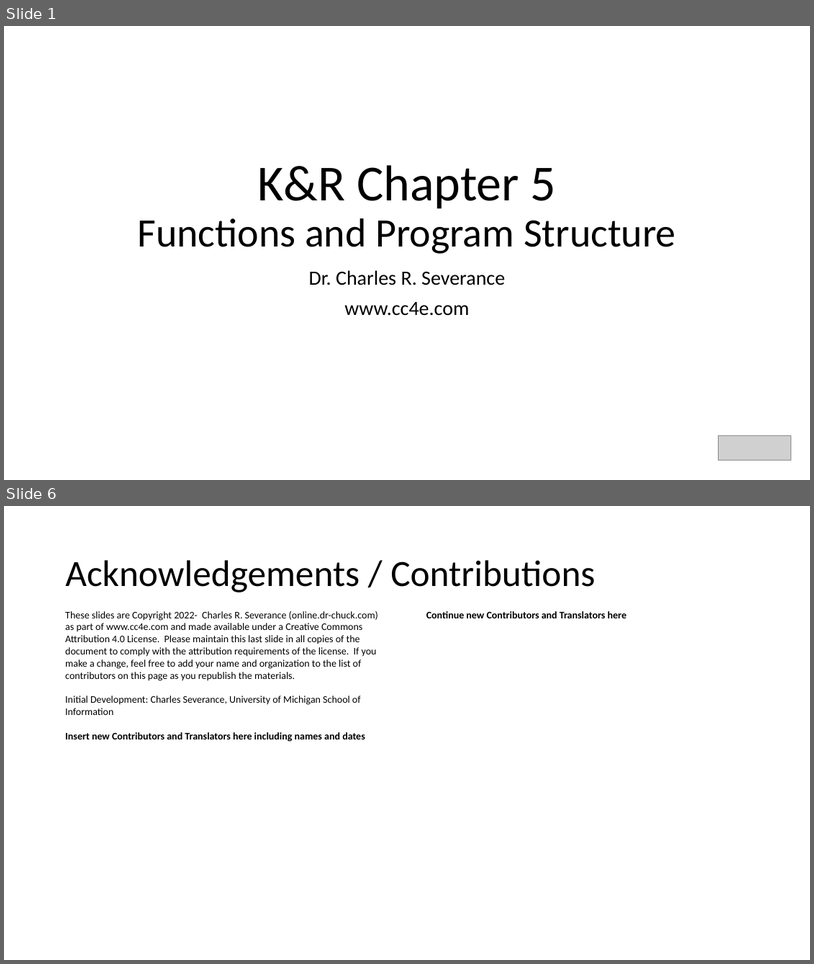
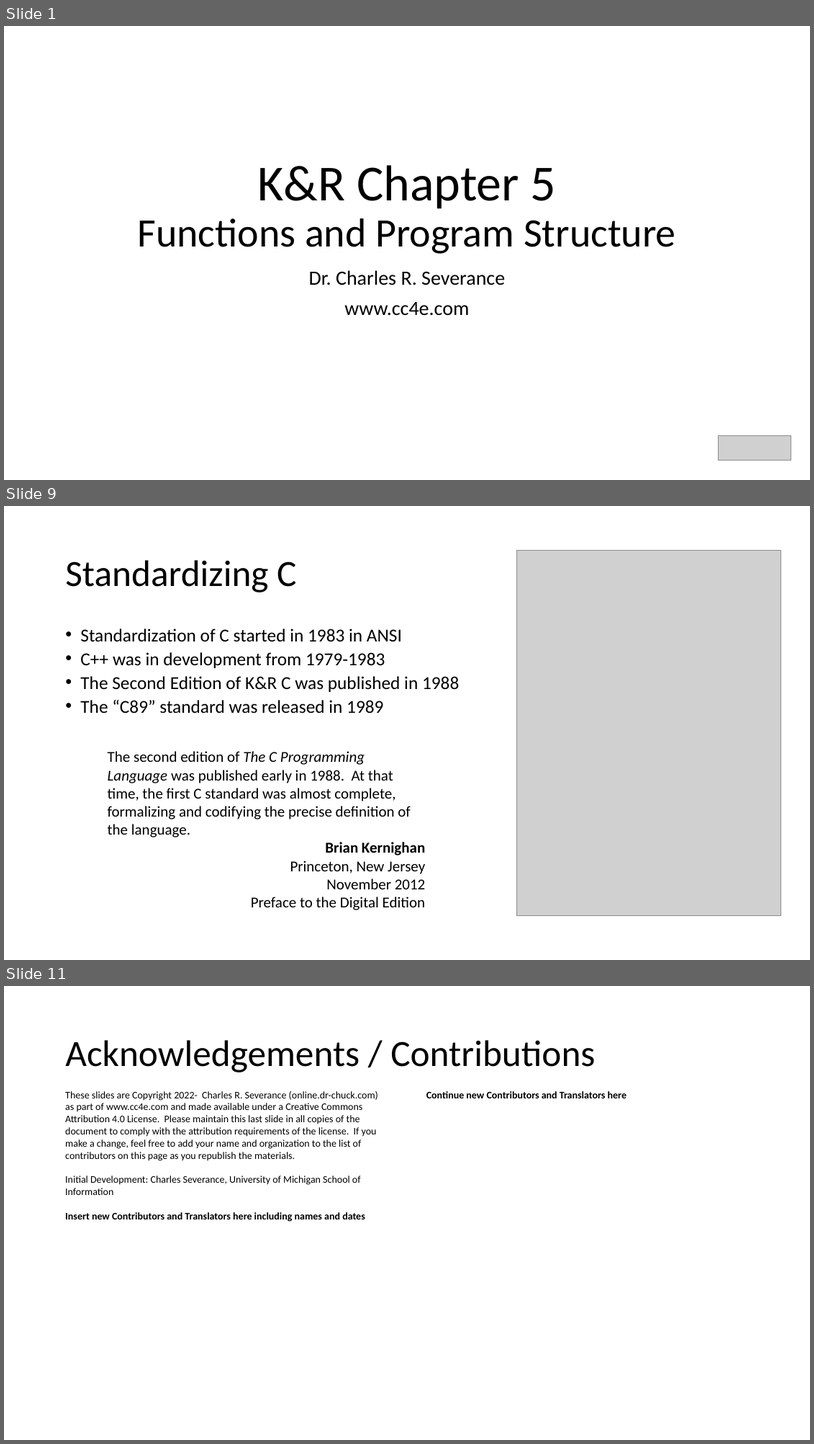
Before and after one commit to csev/cc4e, a slide deck: lectures/KR-5.pptx. Shown one above the other, each under a label of ours: slides 1 and 6 before the commit, slides 1, 9 and 11 after it; the slides between them are not shown. The pictures are 814x964 and 814x1444 pixels, drawn with LibreOffice and Linux fonts; fonts in the diff are those of the drawing; grey boxes stand for pictures. Boxes give left, top, right and bottom in pixels: in the first picture for what was removed or moved away, otherwise in the second. Text is boxed around its words. In the diff, an @@ line names an element or a change of style, - is before the commit and + after.

```diff
--- a/lectures/KR-5.pptx
+++ b/lectures/KR-5.pptx
@@ slide 9 added at <box>4,506,810,960</box>, background #FFFFFF @@
@@ title added at <box>65,560,296,592</box>, 44 pt, text #000000 @@
+Standardizing C
@@ picture added at <box>517,551,782,916</box> @@
@@ text added at <box>80,628,459,713</box>, 21.7 pt, text #000000 @@
+• Standardization of C started in 1983 in ANSI
+• C++ was in development from 1979-1983
+• The Second Edition of K&R C was published in 1988
+• The “C89” standard was released in 1989
@@ text added at <box>108,751,426,910</box>, 18 pt, text #000000 @@
+The second edition of The C Programming Language was published early in 1988. At that time, the first C standard was almost complete, formalizing and codifying the precise definition of the language.
+Brian Kernighan
+Princeton, New Jersey
+November 2012
+Preface to the Digital Edition
@@ what was slide 6 is now slide 11 @@
```
Also in this commit, not shown: 3 slides changed, 5 other slides added, 1 slide removed, 7 other files.
